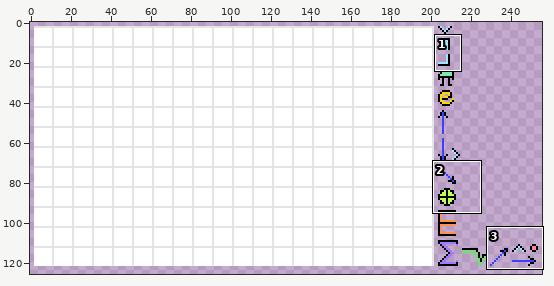
A sprite sheet gets an edit: core/assets/textures/textures.png. Above, an overview of the earlier version with the close-up marked.
Close-up. Before:
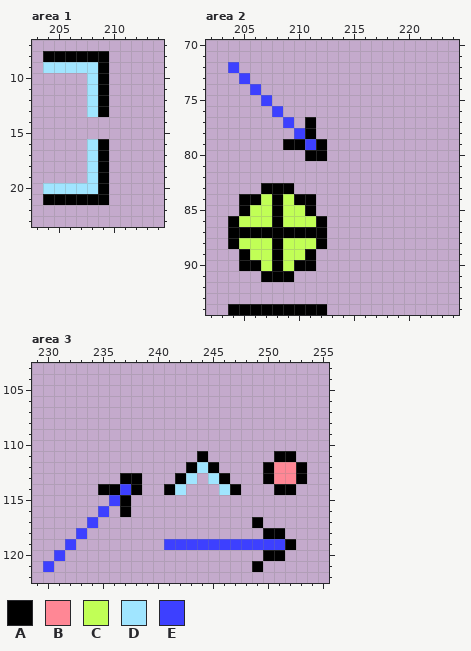
The file is 256x128 pixels. Shown: area 1: x 203..214, y 7..23; area 2: x 202..224, y 70..94; area 3: x 229..255, y 103..122. The wide view leaves out empty margins. The commit also changed other parts of the picture, which this record leaves out.
Palette (. is transparent): A #000000  B #ff8795  C #c1ff56  D #a0e5ff  E #3d40ff
Pixels before, area 1, first column x 204:
 8 AAAAAA
 9 DDDDDA
10 ....DA
11 ....DA
12 ....DA
13 ....DA
14 ......
15 ......
16 ....DA
17 ....DA
18 ....DA
19 ....DA
20 DDDDDA
21 AAAAAA
Pixels before, area 2, first column x 204:
72 E........
73 .E.......
74 ..E......
75 ...E.....
76 ....E....
77 .....E.A.
78 ......EA.
79 .....AAEA
80 .......AA
81 .........
82 .........
83 ...AAA...
84 .AACACAA.
85 .ACCACCA.
86 ACCCACCCA
87 AAAAAAAAA
88 ACCCACCCA
89 .ACCACCA.
90 .AACACAA.
91 ...AAA...
92 .........
93 .........
94 AAAAAAAAA
Pixels before, area 3, first column x 230:
111 ..............A......AA.
112 .............ADA....ABBA
113 .......AA...AD.DA...ABBA
114 .....AAEA..AD...DA...AA.
115 ......EA................
116 .....E.A................
117 ....E..............A....
118 ...E................AA..
119 ..E........EEEEEEEEEEEA.
120 .E..................AA..
121 E..................A....
The same view after the edit:
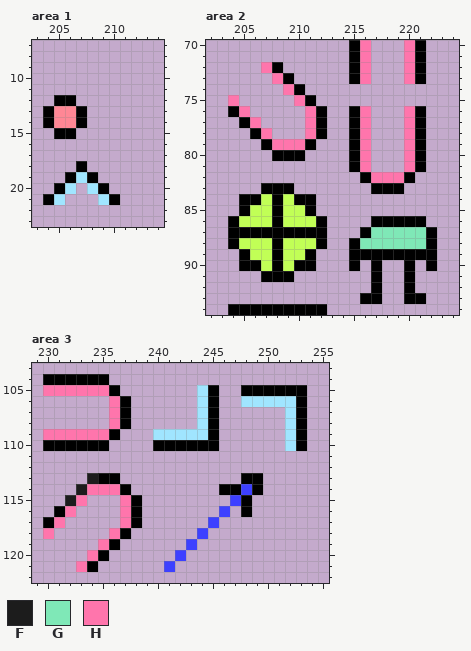
Colours new in this view: F #1c1c1c  G #7fe8b7  H #ff75ac
The exact change:
Changed rows in their new state; - is an unchanged pixel.
Area 1:
first column x 204:
 8 ......-
 9 ......-
10 ----..-
11 ----..-
12 -AA-..-
13 ABBA..-
14 ABBA---
15 -AA----
16 ----..-
17 ----..-
18 ---A..-
19 --ADA.-
20 .A-.---
21 -D...DA
Area 2:
first column x 204:
70 -----------AH---HA-
71 -----------AH---HA-
72 .--HA------AH---HA-
73 -.--HA-----AH---HA-
74 --.--HA------------
75 H--.--HA-----------
76 AH--.--HA--AH---HA-
77 -AH--.-HA--AH---HA-
78 --AH--.HA--AH---HA-
79 ---AHHHA.--AH---HA-
80 ----AAA..--AH---HA-
81 -----------AH---HA-
82 ------------AHHHA--
83 -------------AAA---
86 -------------AAAAA-
87 ------------AGGGGGA
88 -----------AGGGGGGA
89 -----------AAAAAAAA
90 -----------A-A--A-A
91 -------------A--A--
92 -------------A--A--
93 ------------AA--AA-
Area 3:
first column x 230:
104 AAAAAA------------------
105 HHHHHHA-------DA--AAAAAA
106 ------HA------DA--DDDDDA
107 ------HA------DA------DA
108 ------HA------DA------DA
109 HHHHHHA---DDDDDA------DA
110 AAAAAA----AAAAAA------DA
111 --------------.------..-
112 -------------...----....
113 ----FAA..---..-..-AA....
114 ---FHHHA.--..---A-EA-..-
115 --FH--.HA--------EA-----
116 -AH--.-HA-------E-A-----
117 AH--.--HA------E---.----
118 H--.--HA------E-----..--
119 --.--HA----..-.........-
120 -.--HA------E-------..--
121 .--HA------E-------.----
